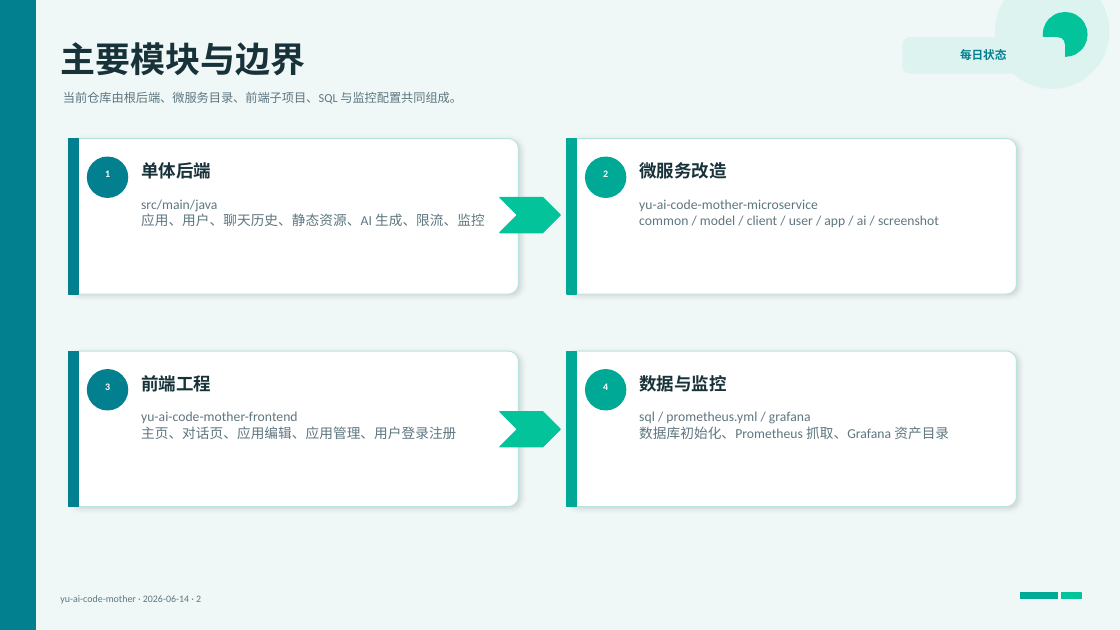
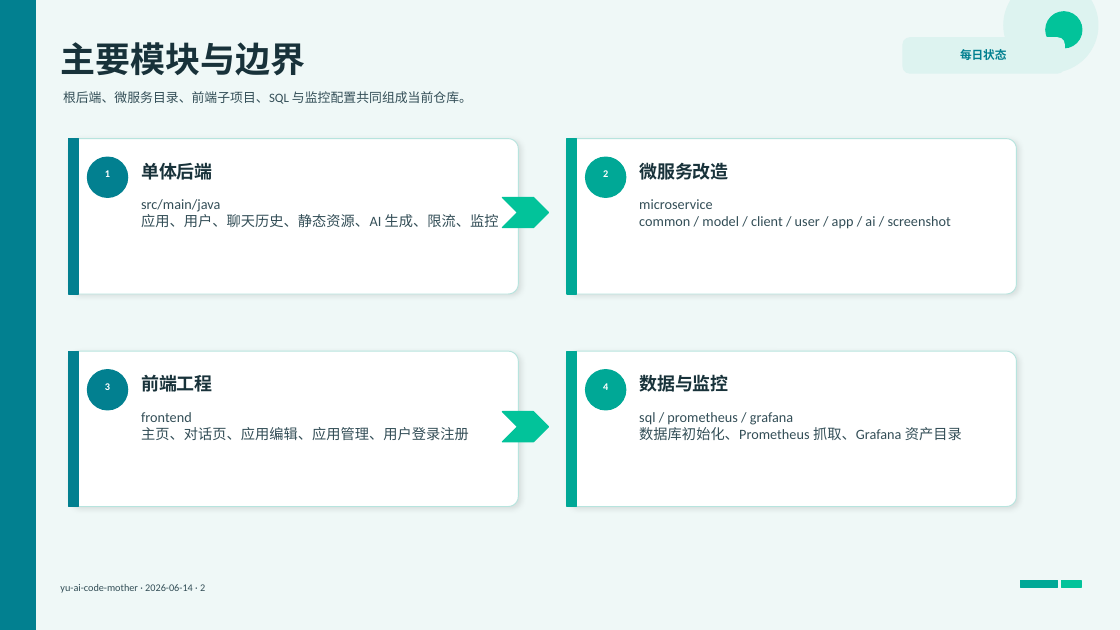
Before and after one commit to liyupi/yu-ai-code-mother, a slide deck: slide 3 of docs/reports/project-status-2026-06-14.pptx. Drawn at 1120x630 pixels with LibreOffice and Linux fonts; fonts in the diff are those of the drawing. Boxes give left, top, right and bottom in pixels: in the first picture for what was removed or moved away, otherwise in the second. Text is boxed around its words. In the diff, an @@ line names an element or a change of style, - is before the commit and + after.

```diff
--- a/docs/reports/project-status-2026-06-14.pptx
+++ b/docs/reports/project-status-2026-06-14.pptx
@@ ellipse: place and size @@
-ellipse at [996,0,1109,88]
+ellipse at [1004,0,1098,72]
@@ ellipse: place and size @@
-ellipse at [1044,13,1087,56]
+ellipse at [1046,12,1082,48]
@@ text at [63,91,472,104]: text changed; size 10.5 to 11 pt; text colour #5E7680 to #334E57 @@
-当前仓库由根后端、微服务目录、前端子项目、SQL 与监控配置共同组成。
+根后端、微服务目录、前端子项目、SQL 与监控配置共同组成当前仓库。
@@ text "src/main/java" at [141,199,499,227]: size 11.7 to 12.2 pt, text colour #5E7680 to #334E57 @@
@@ chevron: place and size @@
-chevron at [500,197,560,233]
+chevron at [502,197,549,228]
@@ text at [639,199,712,209]: text changed; size 11.7 to 12.2 pt; text colour #5E7680 to #334E57 @@
-yu-ai-code-mother-microservice
+microservice
@@ text at [639,216,951,229]: size 11.7 to 12.2 pt, text colour #5E7680 to #334E57 in "common / model / client / user ..." @@
@@ shadow changed in 4 elements at [69,139,518,294], [567,139,1017,294], [69,351,518,507], [567,351,1017,507] @@
@@ size 15 to 15.4 pt in 4 elements at [141,163,213,180], [639,163,729,180], [141,375,213,392], [639,374,729,392] @@
@@ text at [141,412,192,422]: text changed; size 11.7 to 12.2 pt; text colour #5E7680 to #334E57 @@
-yu-ai-code-mother-frontend
+frontend
@@ chevron: place and size @@
-chevron at [500,412,560,447]
+chevron at [502,412,549,442]
@@ text at [639,412,793,425]: text changed; size 11.7 to 12.2 pt; text colour #5E7680 to #334E57 @@
-sql / prometheus.yml / grafana
+sql / prometheus / grafana
@@ text at [141,427,469,440]: size 11.7 to 12.2 pt, text colour #5E7680 to #334E57 in "主页、对话页、应用编辑、应用管理、用户登录注册" @@
@@ text at [639,427,962,440]: size 11.7 to 12.2 pt, text colour #5E7680 to #334E57 in "数据库初始化、Prometheus 抓取、Grafana 资产目录" @@
@@ text "yu-ai-code-mother · 2026-06-14 · 2" at [60,584,205,593]: size 8.5 to 8.8 pt, text colour #5E7680 to #334E57 @@
@@ 2 rectangles, 1 text: place and size @@
-2 rectangles, 1 text at [60,592,1081,604]
+2 rectangles, 1 text at [60,581,1081,593]
```
Also in this commit, not shown: 11 other slides changed.
